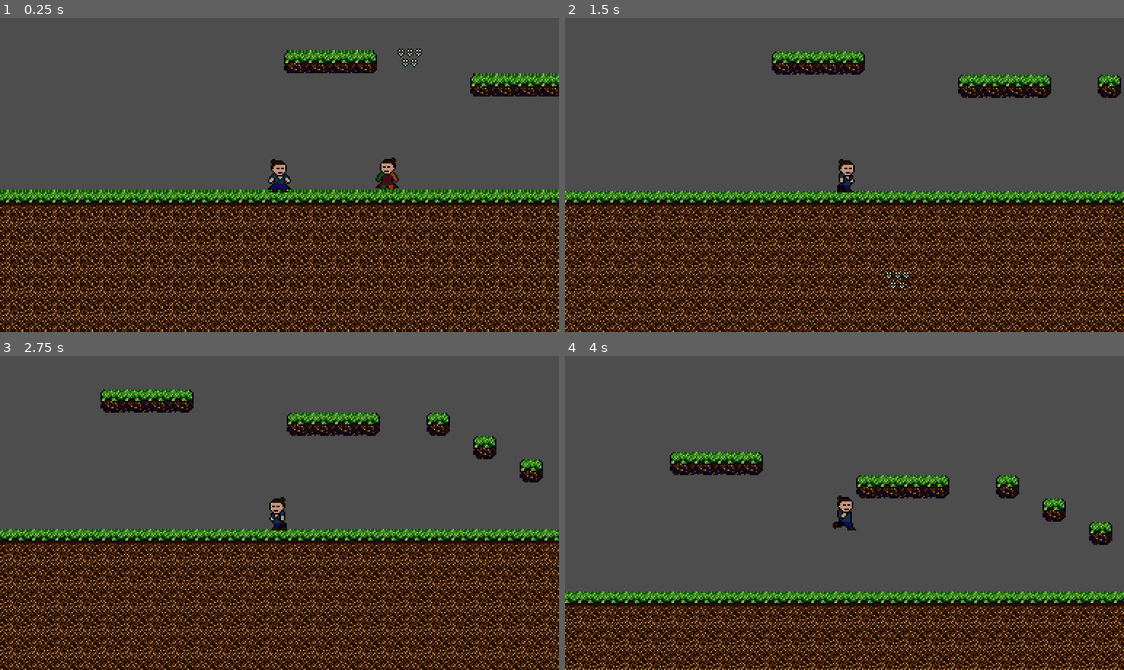
Above: before the commit, frames 1-4 (two rows, left to right).
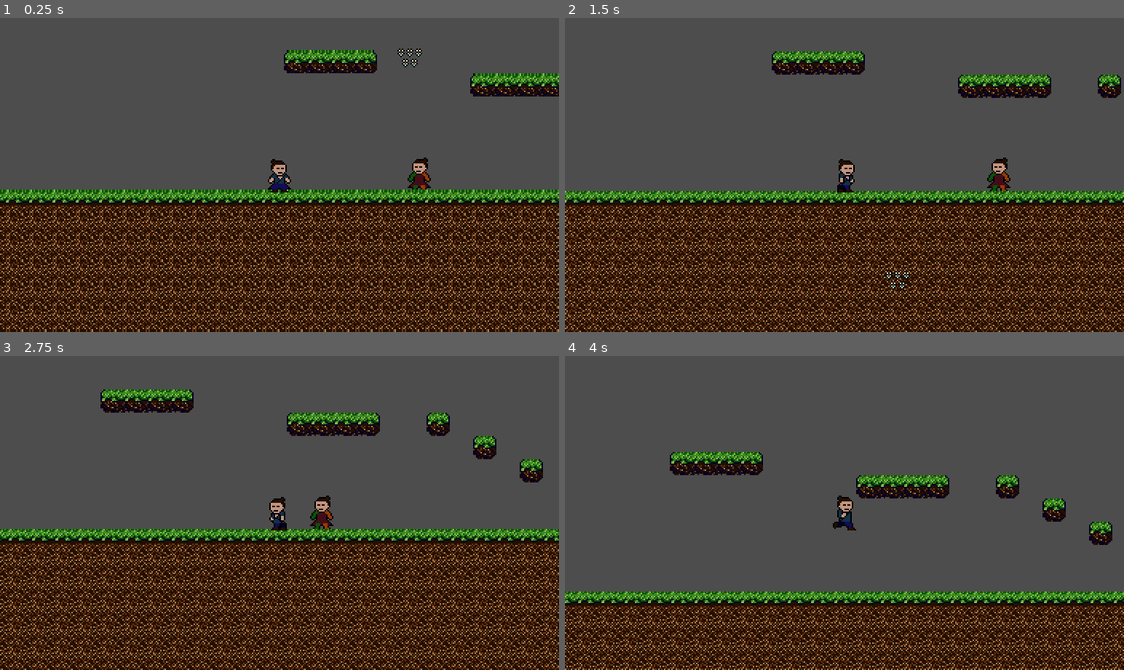
Above: after the commit, the same moments.

Repository: MichalPekalski89012/Katana-edge
Game: Godot game, scene res://game_level.tscn
The game is run twice, just before and just after one commit, with the same random seed, the same clock (stepped at 60 frames per second) and the same inputs.
Inputs:
- Up to frame 1 (0.25 s): no input
- Up to frame 2 (1.5 s): hold Space (attack) 0.53-1.28 s; hold D (right) from 0.53 s (still down); tap W (jump) at 0.77 s; tap Space (attack) at 1.35 s
- Up to frame 3 (2.75 s): tap W (jump) at 1.52 s; release D (right) at 2.03 s; hold A (left) from 2.03 s (still down); hold Space (attack) from 2.03 s (still down)
- Up to frame 4 (4 s): release A (left) at 2.78 s; release Space (attack) at 2.78 s; hold D (right) from 2.78 s (still down); tap Space (attack) at 2.85 s; tap W (jump) at 3.02, 3.77 s; hold Space (attack) from 3.53 s (still down)

The runs differ from the first frame. In frame 1, 0.6% of the frame differs, in the area x 67-78%, y 44-55%; in frame 2, 0.3%; in frame 3, 0.3%; in frame 4, nothing differs.

Commit message:
dalsze problemy z patrolowanie przeciwnikow

Diff:
--- a/Enemies/enemyVariant/enemy.gd
+++ b/Enemies/enemyVariant/enemy.gd
@@ -7,6 +7,8 @@
 
 @onready var state = PATROL
 
+
+
 enum {
 	PATROL,
 	CHASE
@@ -15,11 +17,13 @@
 var player
 var direction := Vector2.ZERO
 
+
+
+
 func _ready():
 	direction.x = 1.0
 
 func _physics_process(delta):
-
 	match state:
 		PATROL: patrol_state()
 		CHASE: chase_state()
@@ -28,8 +32,7 @@
 
 func patrol_state():
 	velocity.x = move_toward(velocity.x, 50 * direction.x, 10)
-	if velocity.x >= 50 * direction.x:
-		direction.x -= direction.x
+
 	move_and_slide()
 
 func chase_state():
@@ -51,7 +54,6 @@
 
 
 func _on_chase_proximity_body_exited(body):
-
 	state = PATROL
 
 
--- a/Enemies/enemyVariant/enemy.tscn
+++ b/Enemies/enemyVariant/enemy.tscn
@@ -55,7 +55,7 @@
 
 [sub_resource type="CapsuleShape2D" id="CapsuleShape2D_q6b6x"]
 radius = 34.0
-height = 262.0
+height = 134.0
 
 [node name="Enemy" type="CharacterBody2D"]
 collision_layer = 2
@@ -106,6 +106,7 @@
 process_callback = 0
 wait_time = 2.0
 one_shot = true
+autostart = true
 
 [connection signal="body_entered" from="AttackProximity" to="." method="_on_attack_proximity_body_entered"]
 [connection signal="body_entered" from="ChaseProximity" to="." method="_on_chase_proximity_body_entered"]
